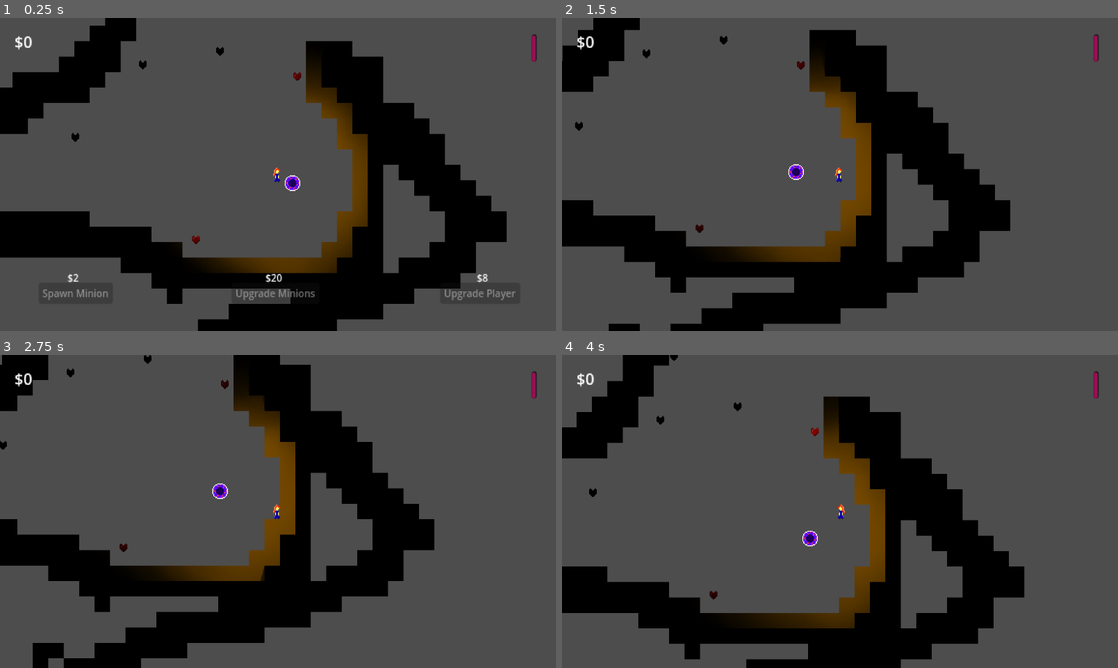
Above: before the commit, frames 1-4 (two rows, left to right).
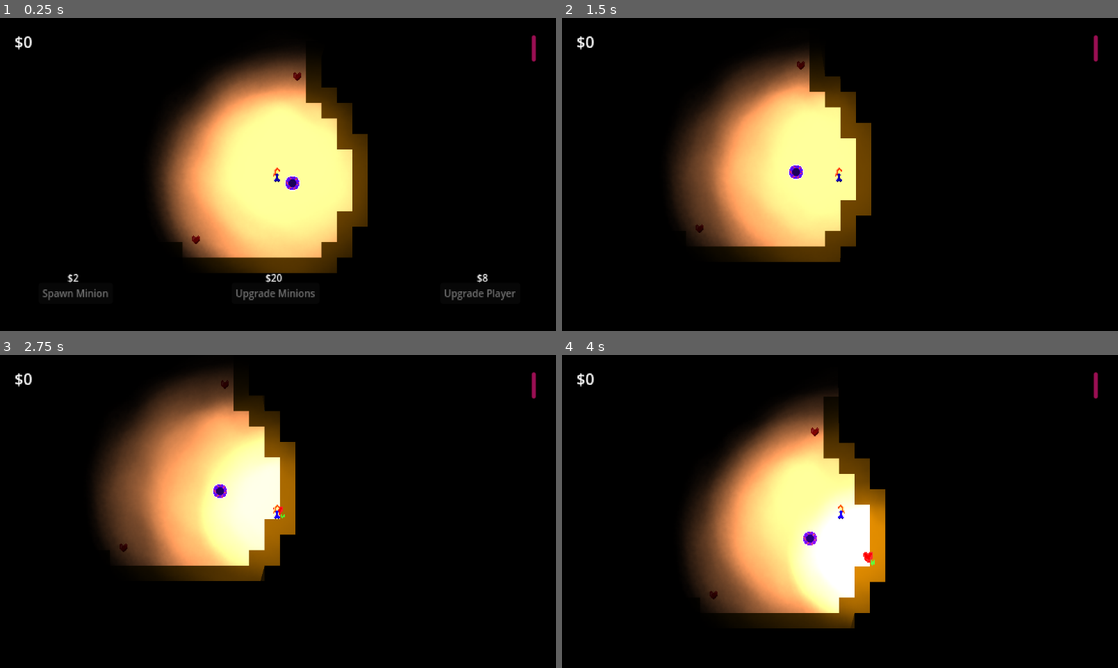
Above: after the commit, the same moments.

Repository: ConnorChow/LudumDare2024
Game: Godot game, scene res://Scenes/World.tscn
Same seed, same stepped clock (60 frames per second), same inputs: the game is played once before the commit and once after it.
Inputs:
- Up to frame 1 (0.25 s): no input
- Up to frame 2 (1.5 s): tap Enter at 0.5 s; hold Right (right) 0.53-1.28 s; tap 1 (1) at 0.6 s; tap 2 (2) at 0.8, 1.35 s; hold Down (down) from 1.28 s (still down)
- Up to frame 3 (2.75 s): tap 3 (3) at 1.55, 2.1 s; release Down (down) at 2.03 s; hold Right (right) from 2.03 s (still down); tap Q (light, bound only after the commit) at 2.3 s
- Up to frame 4 (4 s): tap Space at 2.75 s; release Right (right) at 2.78 s; hold Up (up) 2.78-3.53 s; tap Q (light, bound only after the commit) at 2.85 s; tap 1 (1) at 3.05, 3.6 s; hold Left (left) from 3.53 s (still down); tap 2 (2) at 3.8 s

The runs differ from the first frame. In frame 1, 72% of the frame differs, in the area x 0-100%, y 0-100%; in frame 2, 74%; in frame 3, 76%; in frame 4, 77%.

Commit message:
added a floor, i frames and a placeable light object

Diff:
--- /dev/null
+++ b/Objects/lightPlace.tscn
@@ -0,0 +1,15 @@
+[gd_scene load_steps=3 format=3 uid="uid://cpf5a0mvh6t14"]
+
+[ext_resource type="Texture2D" uid="uid://j8tv3gamxbfg" path="res://Assets/placeHolder2.png" id="1_8pif0"]
+[ext_resource type="Texture2D" uid="uid://dfx0pakajpiw1" path="res://Assets/lightPlaceHolder.png" id="2_7orx0"]
+
+[node name="LightPlace" type="Sprite2D"]
+texture = ExtResource("1_8pif0")
+region_enabled = true
+region_rect = Rect2(20, 0, 20, 20)
+
+[node name="PointLight2D" type="PointLight2D" parent="."]
+shadow_enabled = true
+shadow_color = Color(0, 0, 0, 1)
+texture = ExtResource("2_7orx0")
+texture_scale = 0.6
--- a/Player/Player.gd
+++ b/Player/Player.gd
@@ -16,6 +16,9 @@
 @onready var hitColor_timer = $UiNodes/hitBox/hitTimer
 @onready var money = $UiNodes/Money
 @onready var health_bar = $UiNodes/healthBar
+
+@onready var i_frames = $iFrames
+var canHurt : bool = true
 
 #upgrades
 var canBuy : bool = false
@@ -29,6 +32,8 @@
 #buy player upgrades
 @onready var cur_player_label = $UiNodes/buyMenu/curPlayerLabel
 @onready var buy_player = $UiNodes/buyMenu/buyPlayer
+#placeable light objects
+@onready var placeLight = preload("res://Objects/lightPlace.tscn")
 
 # a short timer to prevent weirdness associated with spam picking up and droppuing
 #items
@@ -99,7 +104,10 @@
 		if Input.is_action_just_pressed("3"):
 			if CurrencyCount.playerUpgradeCost <= CurrencyCount.currency:
 				buyPlayer()
-
+	if Input.is_action_just_pressed("light"):
+		var l = placeLight.instantiate()
+		l.global_position = global_position
+		get_parent().add_child(l)
 	if Input.is_action_just_pressed("recall"):
 		if heldObject != null:
 				heldObject.reparent(get_parent())
@@ -179,9 +187,14 @@
 	health_bar.value = curHealth
 
 func takeDamage(dmg):
-	hitBox.visible = true
-	hitColor_timer.start()
-	updateHealth(-dmg)
+	if canHurt:
+		hitBox.visible = true
+		hitColor_timer.start()
+		updateHealth(-dmg)
+		i_frames.start()
+
+func _on_i_frames_timeout():
+	canHurt = true
 
 func _on_hit_timer_timeout():
 	hitBox.visible = false
--- a/Player/Player.tscn
+++ b/Player/Player.tscn
@@ -206,9 +206,14 @@
 [node name="recallTimer" type="Timer" parent="."]
 wait_time = 5.0
 
+[node name="iFrames" type="Timer" parent="."]
+wait_time = 0.3
+one_shot = true
+
 [connection signal="timeout" from="UiNodes/hitBox/hitTimer" to="." method="_on_hit_timer_timeout"]
 [connection signal="pressed" from="UiNodes/buyMenu/buyMinion" to="." method="_on_buy_minion_pressed"]
 [connection signal="pressed" from="UiNodes/buyMenu/buyUpgrade" to="." method="_on_buy_upgrade_pressed"]
 [connection signal="pressed" from="UiNodes/buyMenu/buyPlayer" to="." method="_on_buy_player_pressed"]
 [connection signal="timeout" from="grabTimer" to="." method="_on_grab_timer_timeout"]
 [connection signal="timeout" from="recallTimer" to="." method="_on_recall_timer_timeout"]
+[connection signal="timeout" from="iFrames" to="." method="_on_i_frames_timeout"]
--- a/Scenes/World.tscn
+++ b/Scenes/World.tscn
@@ -1,9 +1,10 @@
-[gd_scene load_steps=8 format=3 uid="uid://d3lixqglawbhi"]
+[gd_scene load_steps=9 format=3 uid="uid://d3lixqglawbhi"]
 
 [ext_resource type="Texture2D" uid="uid://b80rkqf2yl0ua" path="res://Assets/placeHolder.png" id="1_u32q8"]
 [ext_resource type="PackedScene" uid="uid://c0qrdderuwrjf" path="res://Player/Player.tscn" id="2_y8ry4"]
 [ext_resource type="PackedScene" uid="uid://pstoogj43le5" path="res://Objects/currencyCollectSmall.tscn" id="3_ne0fx"]
 [ext_resource type="PackedScene" uid="uid://c84pjnwkgvdxr" path="res://Objects/playerBase.tscn" id="4_4cb53"]
+[ext_resource type="Texture2D" uid="uid://fduv66ry3ynh" path="res://Assets/floorPlacejholder.png" id="5_d13qm"]
 
 [sub_resource type="OccluderPolygon2D" id="OccluderPolygon2D_hr0bt"]
 polygon = PackedVector2Array(-8, -8, 8, -8, 8, 8, -8, 8)
@@ -711,3 +712,9 @@
 
 [node name="CanvasModulate" type="CanvasModulate" parent="."]
 color = Color(0, 0, 0, 1)
+
+[node name="Sprite2D" type="Sprite2D" parent="."]
+z_index = -10
+position = Vector2(-107, 509)
+scale = Vector2(-311.802, 266.007)
+texture = ExtResource("5_d13qm")
--- a/project.godot
+++ b/project.godot
@@ -84,6 +84,12 @@
 , Object(InputEventKey,"resource_local_to_scene":false,"resource_name":"","device":-1,"window_id":0,"alt_pressed":false,"shift_pressed":false,"ctrl_pressed":false,"meta_pressed":false,"pressed":false,"keycode":0,"physical_keycode":4194441,"key_label":0,"unicode":51,"echo":false,"script":null)
 ]
 }
+light={
+"deadzone": 0.5,
+"events": [Object(InputEventKey,"resource_local_to_scene":false,"resource_name":"","device":-1,"window_id":0,"alt_pressed":false,"shift_pressed":false,"ctrl_pressed":false,"meta_pressed":false,"pressed":false,"keycode":0,"physical_keycode":81,"key_label":0,"unicode":113,"echo":false,"script":null)
+, Object(InputEventKey,"resource_local_to_scene":false,"resource_name":"","device":-1,"window_id":0,"alt_pressed":false,"shift_pressed":false,"ctrl_pressed":false,"meta_pressed":false,"pressed":false,"keycode":0,"physical_keycode":4194324,"key_label":0,"unicode":0,"echo":false,"script":null)
+]
+}
 
 [layer_names]
 
Binary file added: Assets/floorPlacejholder.png
Not shown, added: Assets/floorPlacejholder.png.import
